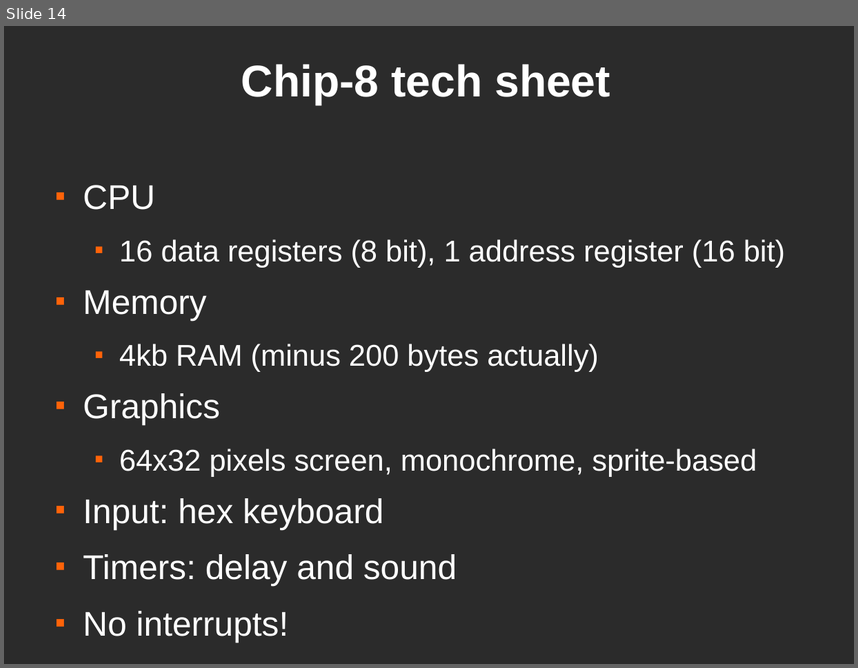
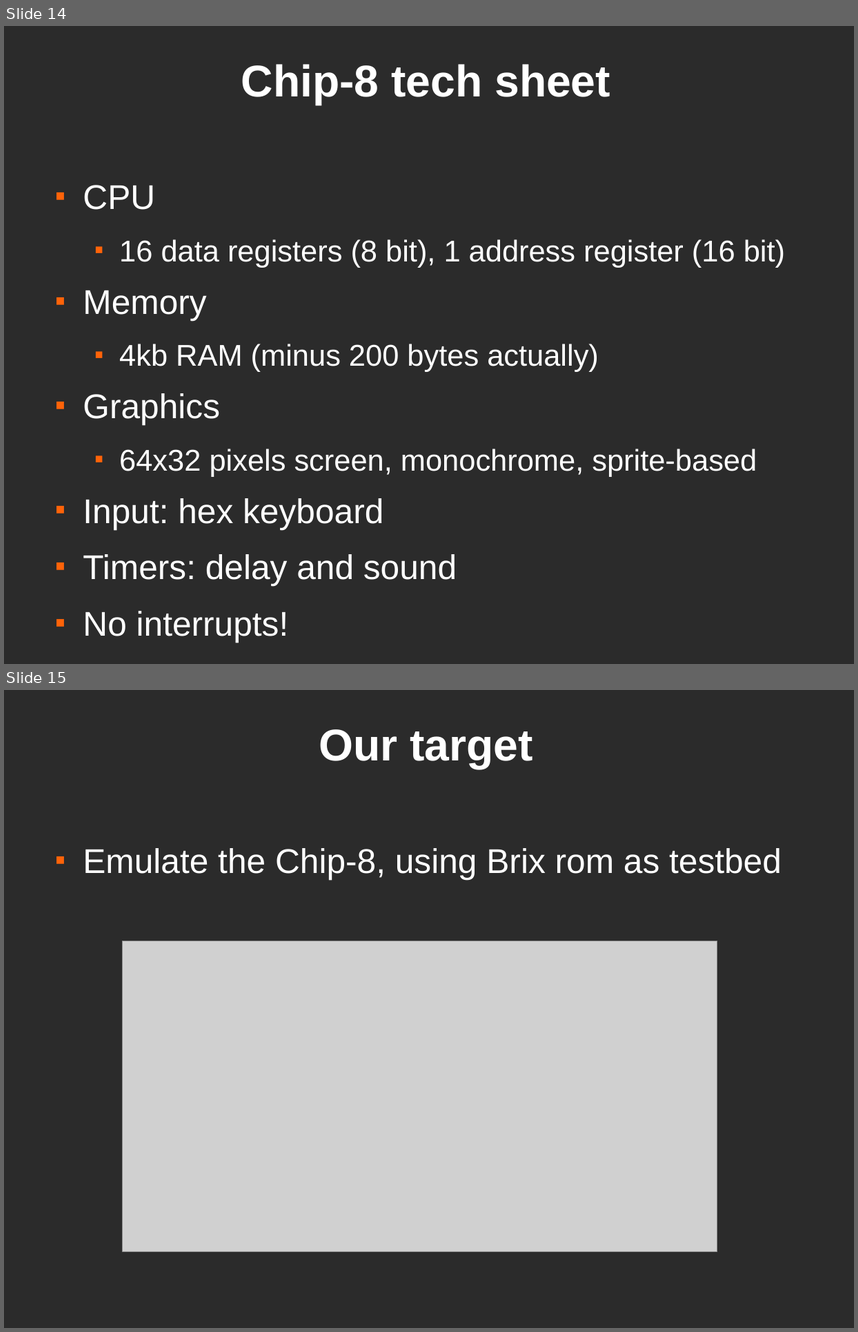
Before and after one commit to lmancini/py8, a slide deck: ep2011/emulatore.odp. Shown one above the other, each under a label of ours: slide 14 before the commit, slides 14 and 15 after it. The pictures are 858x668 and 858x1332 pixels, drawn with LibreOffice and Linux fonts; fonts in the diff are those of the drawing; grey boxes stand for pictures; background and template pictures are left out; a plain dark background stands for a picture behind light text. Boxes give left, top, right and bottom in pixels: in the first picture for what was removed or moved away, otherwise in the second. Text is boxed around its words. In the diff, an @@ line names an element or a change of style, - is before the commit and + after.

Commit message:
RC final presentation

```diff
--- a/ep2011/emulatore.odp
+++ b/ep2011/emulatore.odp
@@ slide 15 added at box(4, 690, 854, 1328), background picture (left out) @@
@@ title added at box(319, 729, 533, 769), 41.4 pt, text #FFFFFF, bold @@
+Our target
@@ text added at box(83, 848, 782, 880), 32 pt, text #FFFFFF @@
+■ Emulate the Chip-8, using Brix rom as testbed
@@ picture added at box(122, 940, 717, 1252) @@
```
Also in this commit, not shown: 1 slide removed.
